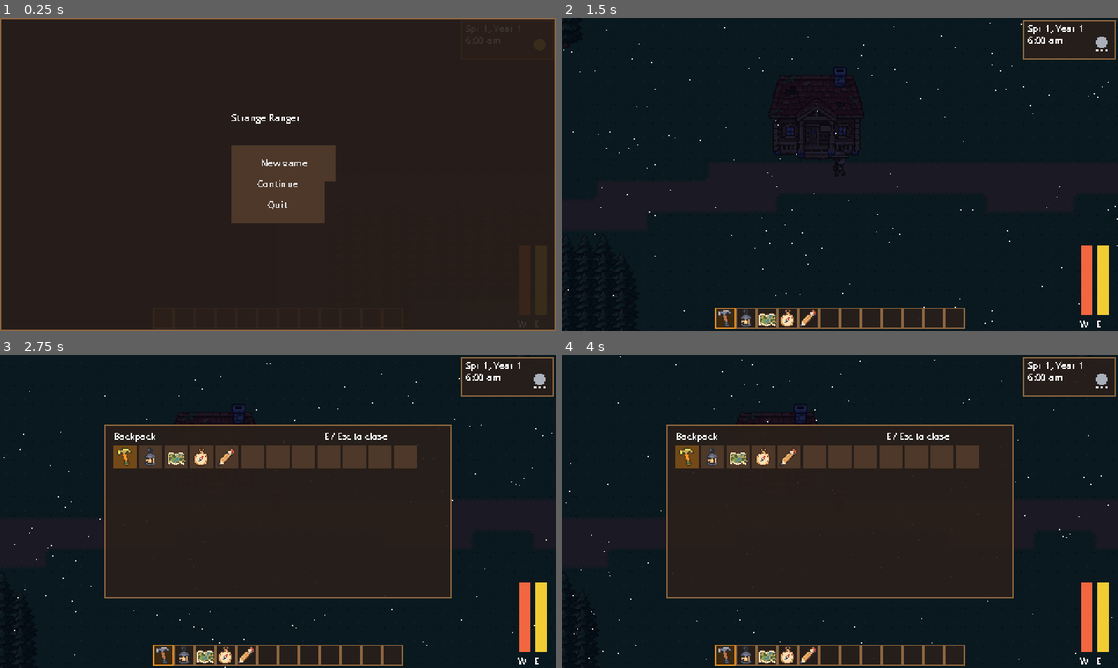
Above: before the commit, frames 1-4 (two rows, left to right).
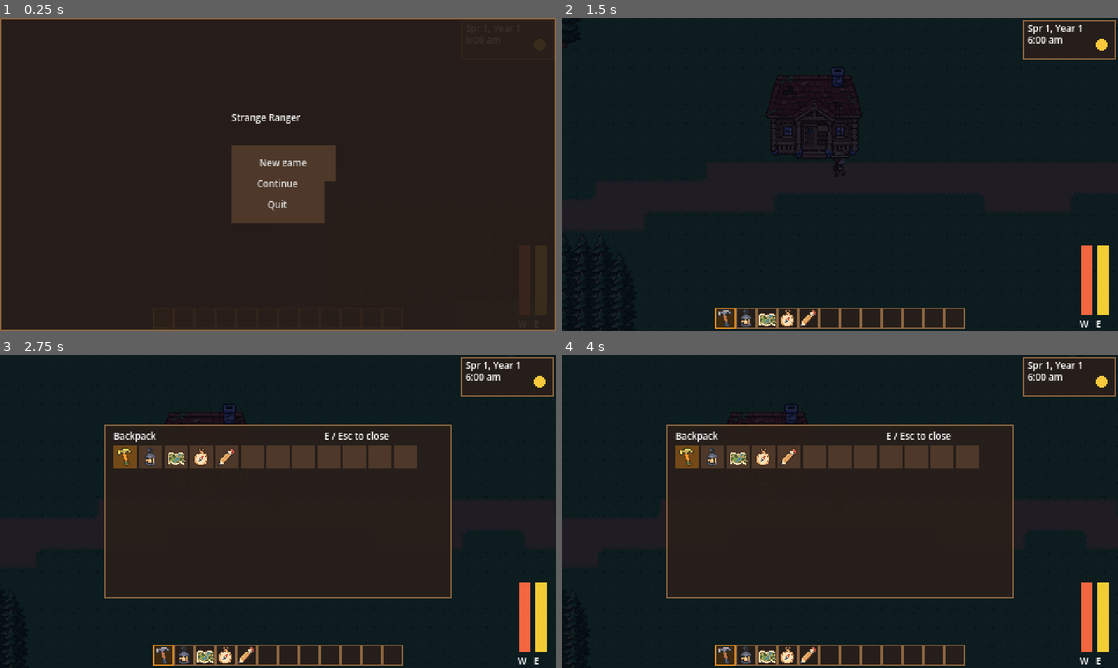
Above: after the commit, the same moments.

Repository: plaguedoctorgamelab-lgtm/stardew-longdark-hybrid
Game: Godot game, scene res://scenes/main.tscn
Same seed, same stepped clock (60 frames per second), same inputs: the game is played once before the commit and once after it.
Inputs (mouse positions are in pixels of both pictures, inside the frame that each line leads up to):
- Up to frame 1 (0.25 s): no input
- Up to frame 2 (1.5 s): click "New game" at 0.5 s; move the mouse to (962, 158) at 1.27 s; hold D (move_right) from 1.28 s (still down); hold Y (confirm) from 1.28 s (still down); click (962, 158) at 1.42 s
- Up to frame 3 (2.75 s): move the mouse to (166, 527) at 2.02 s; release D (move_right) at 2.03 s; release Y (confirm) at 2.03 s; hold E (backpack) from 2.03 s (still down); tap X (interact) at 2.1 s; click (166, 527) at 2.17 s
- Up to frame 4 (4 s): move the mouse to (895, 442) at 2.77 s; release E (backpack) at 2.78 s; hold D (move_right) 2.78-3.53 s; tap 2 (slot_2) at 2.85 s; click (895, 442) at 2.92 s; move the mouse to (812, 574) at 3.52 s; hold W (move_up) from 3.53 s (still down); tap C (use_item) at 3.6 s; click (812, 574) at 3.67 s

The runs differ from the first frame. In frame 1, 0.4% of the frame differs, in the area x 41-56%, y 30-62%; in frame 2, 0.7%; in frame 3, 0.8%, in the area x 0-100%, y 2-100%; in frame 4, 0.8%.

Commit message:
Sharp text, a clear first day and a mapped home area
The world now draws into its own 480x270 picture, scaled up by a whole
number and still pixel-perfect, while text and menus draw at the
screen's full resolution so they are easy to read. Message boxes grow
to fit their text. A new game's first day is always clear
(weather.first_day) and the ground within 20 tiles of the station
starts mapped (map.home_reveal_radius), as the designer asked after the
first play.

Co-Authored-By: Claude Opus 5.5 <noreply@anthropic.com>

Diff:
--- a/data/tuning/tuning.json
+++ b/data/tuning/tuning.json
@@ -67,7 +67,8 @@
     "warning_minutes": 60,
     "blocks": [360, 720, 1080],
     "shoulder_snow_share": 0.5,
-    "shoulder_days": 7
+    "shoulder_days": 7,
+    "first_day": "clear"
   },
   "map": {
     "survey_radius": 12,
@@ -76,7 +77,8 @@
     "location_minutes": 20,
     "location_reach_tiles": 3,
     "outlook_radius": 40,
-    "outlook_reach_tiles": 3
+    "outlook_reach_tiles": 3,
+    "home_reveal_radius": 20
   },
   "repair": {
     "actions_per_step": 3,
--- a/project.godot
+++ b/project.godot
@@ -16,14 +16,8 @@
 window/size/viewport_height=270
 window/size/window_width_override=1920
 window/size/window_height_override=1080
-window/stretch/mode="viewport"
+window/stretch/mode="canvas_items"
 window/stretch/scale_mode="integer"
-
-[gui]
-
-theme/default_font_antialiasing=0
-theme/default_font_hinting=0
-theme/default_font_subpixel_positioning=0
 
 [input]
 
--- a/scripts/game/game_session.gd
+++ b/scripts/game/game_session.gd
@@ -92,6 +92,8 @@
 	structures.place_found_supplies(seed_value)
 	structures.restock_shelves()
 	map.wipe()
+	# The ground around the station starts mapped, so home is never lost.
+	map.reveal_circle(door_front("ranger_station"), tuning.num("map.home_reveal_radius"))
 	location = ""
 	outdoor_pos = world.spawn("station")
 	facing = FACING_DOWN
--- a/scripts/game/main.gd
+++ b/scripts/game/main.gd
@@ -3,6 +3,9 @@
 ## input map by action name, and keeps the camera on the ranger.
 
 const TILE := 16
+const VIEW := Vector2i(480, 270)
+
+var world: SubViewport
 
 var session: GameSession
 var world_view: WorldView
@@ -28,18 +31,19 @@
 	ui_theme = _make_theme()
 	session = GameSession.new()
 	ranger = RangerSprite.new()
+	world = _make_world_viewport()
 	world_view = WorldView.new()
-	add_child(world_view)
+	world.add_child(world_view)
 	world_view.setup(session, ranger)
 	interior_view = InteriorView.new()
 	interior_view.visible = false
-	add_child(interior_view)
+	world.add_child(interior_view)
 	interior_view.setup(session)
 	camera = Camera2D.new()
-	add_child(camera)
+	world.add_child(camera)
 	camera.make_current()
 	effects = ScreenEffects.new()
-	add_child(effects)
+	world.add_child(effects)
 	effects.setup(session)
 	hud = Hud.new()
 	add_child(hud)
@@ -55,6 +59,27 @@
 			interior_view.refresh())
 	session.collapsed.connect(func(text: String) -> void: _show_dialog("notice", text))
 	_show_title()
+
+
+## The world is drawn into its own 480 by 270 picture with nearest filtering,
+## then shown scaled up by a whole number, so it stays pixel-perfect. Text and
+## menus are drawn outside it at the screen's full resolution, so they stay
+## sharp.
+func _make_world_viewport() -> SubViewport:
+	var holder := SubViewportContainer.new()
+	holder.stretch = true
+	holder.size = Vector2(VIEW)
+	holder.texture_filter = CanvasItem.TEXTURE_FILTER_NEAREST
+	holder.mouse_filter = Control.MOUSE_FILTER_IGNORE
+	add_child(holder)
+	var vp := SubViewport.new()
+	vp.size = VIEW
+	vp.canvas_item_default_texture_filter = Viewport.DEFAULT_CANVAS_ITEM_TEXTURE_FILTER_NEAREST
+	vp.snap_2d_transforms_to_pixel = true
+	vp.snap_2d_vertices_to_pixel = true
+	vp.handle_input_locally = false
+	holder.add_child(vp)
+	return vp
 
 
 func _make_theme() -> Theme:
@@ -185,6 +210,12 @@
 	_dialog_kind = kind
 	dialog_label.text = text
 	dialog.visible = true
+	# Grow the box to fit the text, and keep it centred.
+	var line_h := dialog_label.get_line_height() + dialog_label.get_theme_constant("line_spacing")
+	var h := dialog_label.get_line_count() * line_h + 14
+	dialog_label.size.y = h - 12
+	dialog.size.y = maxi(40, h)
+	dialog.position.y = (VIEW.y - dialog.size.y) / 2.0
 
 
 func _close_dialog(yes: bool) -> void:
--- a/scripts/weather/weather.gd
+++ b/scripts/weather/weather.gd
@@ -107,6 +107,11 @@
 func new_game(new_seed: int, abs_day: int) -> void:
 	seed_value = new_seed
 	today = generate_day(abs_day, "")
+	# The first day of a new game is fixed (clear), so the ranger can learn
+	# the map before the weather turns.
+	var first: String = str(tuning.value("weather.first_day"))
+	if first != "":
+		today.assign([first, first, first])
 	tomorrow = generate_day(abs_day + 1, today[2])
 	_last_reported = ""
 
--- a/tests/test_map.gd
+++ b/tests/test_map.gd
@@ -28,6 +28,7 @@
 
 func test_survey_reveals_its_radius(t: TestCase) -> void:
 	var s := TestCase.new_session()
+	s.debug_wipe_map()
 	s.debug_force_weather("clear")
 	s.debug_set_time(9 * 60)
 	s.debug_teleport("fork")
@@ -44,6 +45,7 @@
 
 func test_survey_takes_thirty_minutes_and_moving_cancels(t: TestCase) -> void:
 	var s := TestCase.new_session()
+	s.debug_wipe_map()
 	s.debug_force_weather("overcast")
 	s.debug_set_time(9 * 60)
 	s.debug_teleport("fork")
@@ -84,6 +86,7 @@
 
 func test_map_location_reveals_landmark(t: TestCase) -> void:
 	var s := TestCase.new_session()
+	s.debug_wipe_map()
 	s.debug_force_weather("blizzard")
 	s.debug_set_time(23 * 60)
 	s.debug_teleport("cabin")
@@ -97,6 +100,7 @@
 
 func test_outlook_survey_reveals_forty(t: TestCase) -> void:
 	var s := TestCase.new_session()
+	s.debug_wipe_map()
 	s.debug_force_weather("clear")
 	s.debug_set_time(9 * 60)
 	s.debug_teleport("outlook")
@@ -173,8 +177,18 @@
 
 func test_map_share_and_debug(t: TestCase) -> void:
 	var s := TestCase.new_session()
+	s.debug_wipe_map()
 	t.equal(s.map.percent_revealed(), 0.0, "blank at the start")
 	s.debug_reveal_map()
 	t.equal(s.map.percent_revealed(), 100.0, "debug reveal")
 	s.debug_wipe_map()
 	t.equal(s.map.percent_revealed(), 0.0, "debug wipe")
+
+
+func test_home_area_starts_mapped(t: TestCase) -> void:
+	var s := TestCase.new_session()
+	var r := s.tuning.num("map.home_reveal_radius")
+	t.check(s.map.is_revealed(s.ranger_tile()), "the station door is on mapped ground")
+	t.near(float(s.map.revealed_count), _area(r), _area(r) * 0.08, "home area of radius %d revealed" % r)
+	t.check(s.marker_visible(), "the marker shows at the start")
+	t.check(not s.map.is_revealed(Vector2i(s.world.spawn("fork"))), "the rest of the map starts blank")
--- a/tests/test_needs.gd
+++ b/tests/test_needs.gd
@@ -159,7 +159,7 @@
 		s.debug_set_needs(270, 100)
 		var steps := 0
 		while s.collapse_count == 0 and steps < 50:
-			s.debug_force_weather("blizzard")
+			s.weather.today.assign(["blizzard", "blizzard", "blizzard"])
 			s.clock.advance_step()
 			steps += 1
 		var limit := 110 if start > 18 * 60 else 120
--- a/tests/test_weather.gd
+++ b/tests/test_weather.gd
@@ -138,3 +138,13 @@
 	s.clock.advance_step()
 	t.equal(s.current_weather(), "fog", "evening block")
 	t.check(seen.has("rain") and seen.has("fog"), "changes are signalled")
+
+
+func test_first_day_is_clear(t: TestCase) -> void:
+	for sd in range(1, 40):
+		var s := TestCase.new_session(sd)
+		t.equal(s.weather.today, ["clear", "clear", "clear"] as Array[String], "seed %d: day one is clear all day" % sd)
+	var s := TestCase.new_session(5)
+	t.check(not s.start_survey(), "6:00 is still before the spring sunrise")
+	s.debug_set_time(7 * 60)
+	t.check(s.start_survey(), "surveying works at the station door on day one after sunrise")
